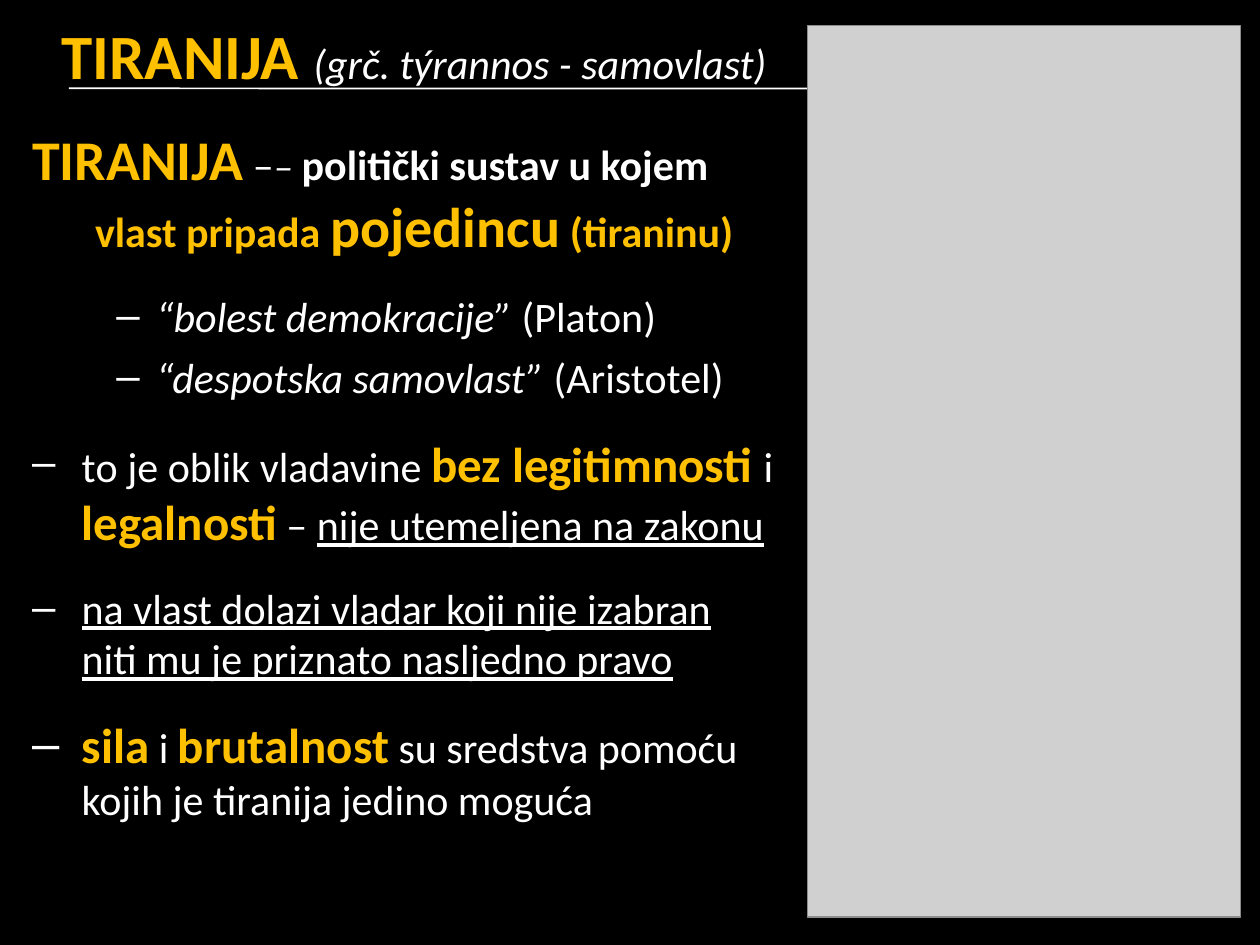
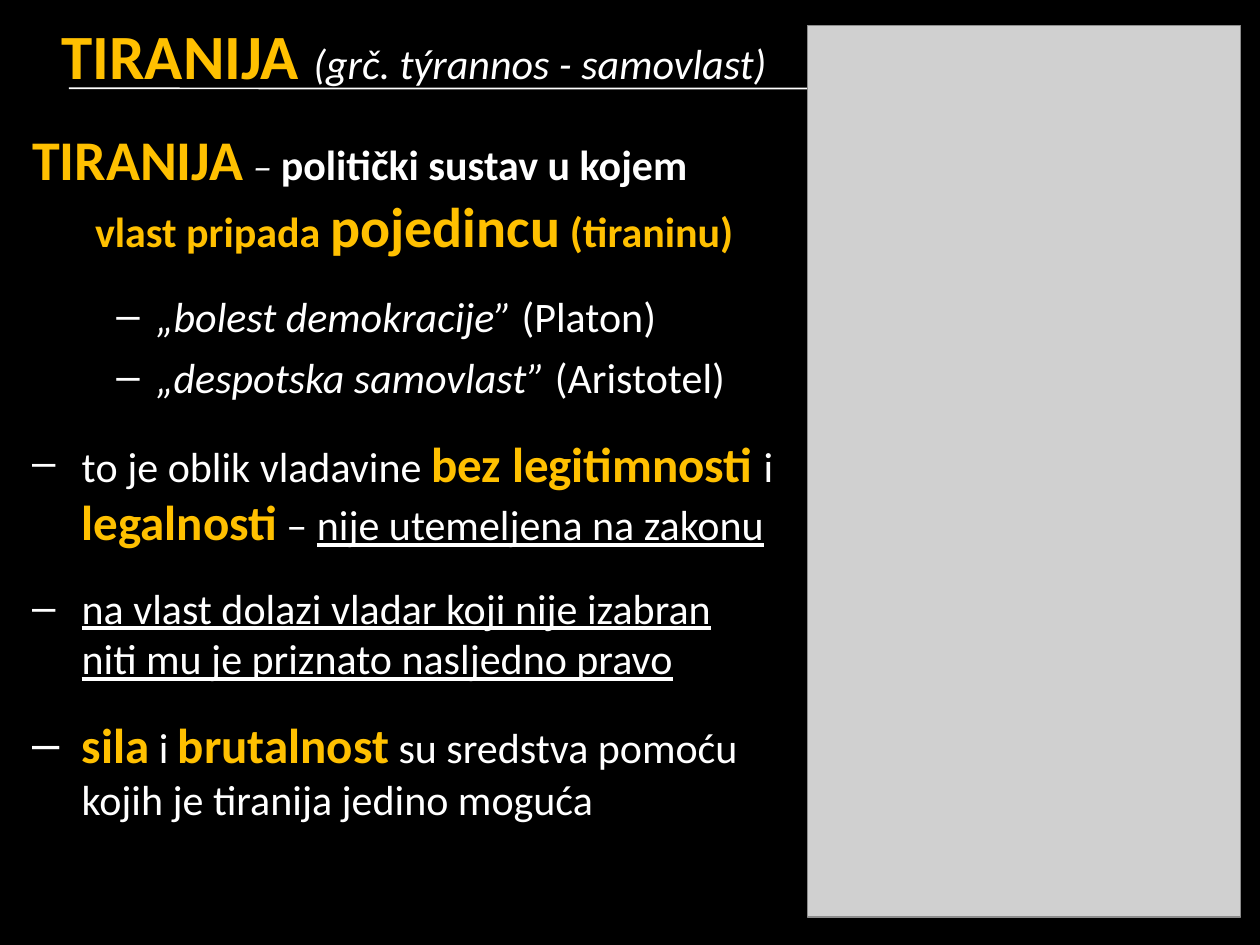
Before and after one commit to cornx/print, a slide deck: slide 7 of data/prezentacije/politika/003_tipovi_politickih_poredaka.pptx. Drawn at 1260x945 pixels with LibreOffice and Linux fonts; fonts in the diff are those of the drawing; grey boxes stand for pictures. Boxes give left, top, right and bottom in pixels: in the first picture for what was removed or moved away, otherwise in the second. Text is boxed around its words. In the diff, an @@ line names an element or a change of style, - is before the commit and + after.

```diff
--- a/data/prezentacije/politika/003_tipovi_politickih_poredaka.pptx
+++ b/data/prezentacije/politika/003_tipovi_politickih_poredaka.pptx
@@ text at box(32, 143, 733, 400): text changed @@
-TIRANIJA –– politički sustav u kojem vlast pripada pojedincu (tiraninu)
-– “bolest demokracije” (Platon)
-– “despotska samovlast” (Aristotel)
+TIRANIJA – politički sustav u kojem vlast pripada pojedincu (tiraninu)
+– „bolest demokracije” (Platon)
+– „despotska samovlast” (Aristotel)
```
Also in this commit, not shown: 11 other slides changed.
